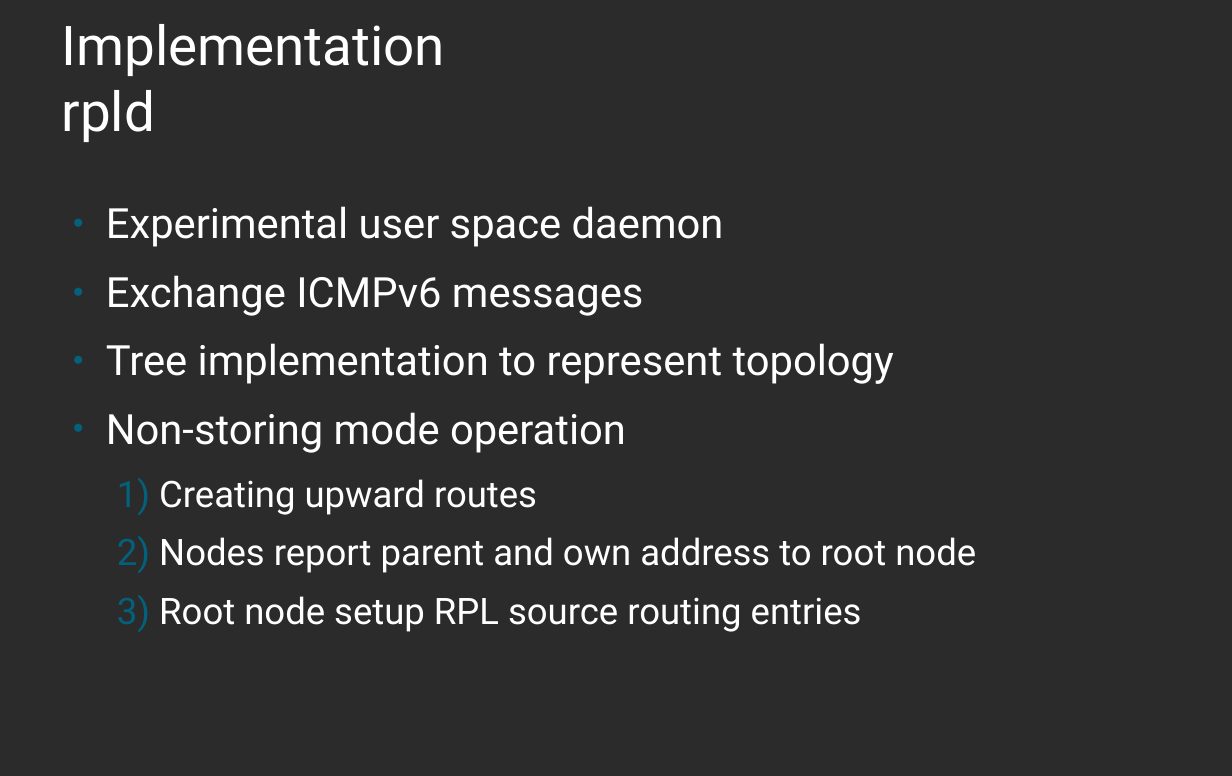
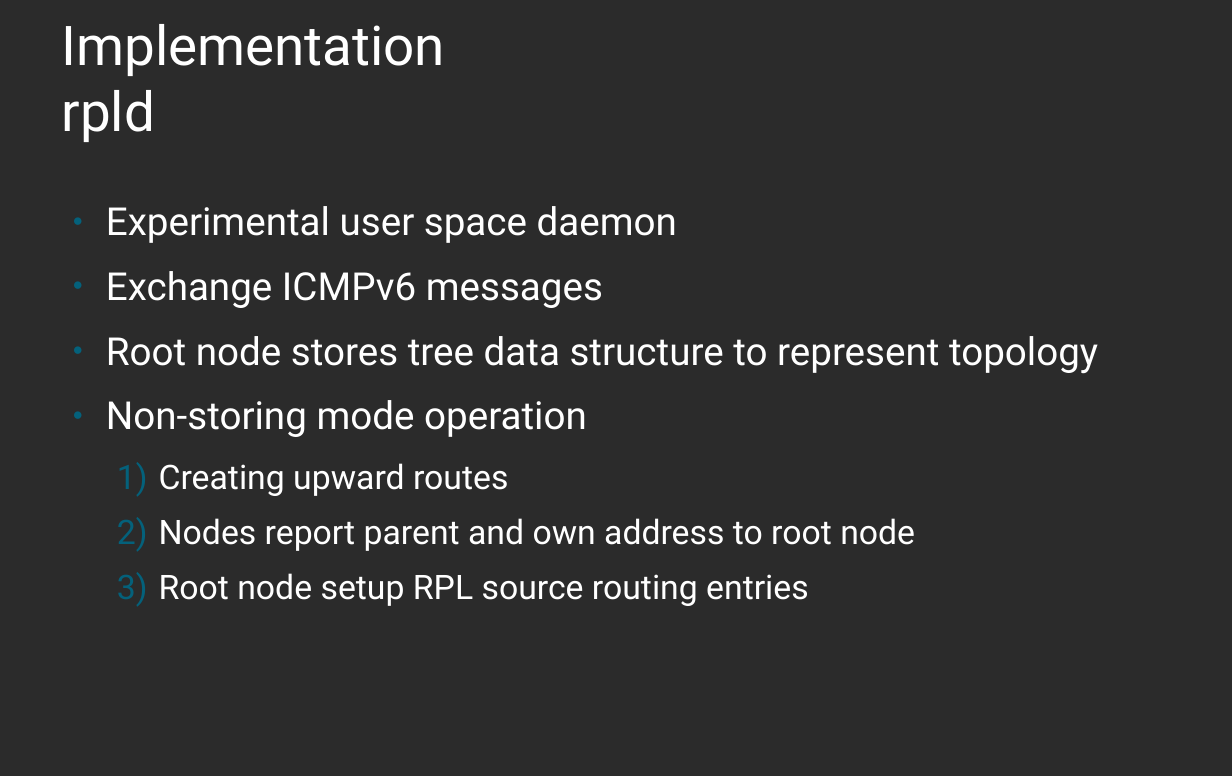
Before and after one commit to linux-wpan/wpan-misc, a slide deck: slide 9 of conferences/netdev_0x14/slides/slides.odp. Drawn at 1232x776 pixels with LibreOffice and Linux fonts; fonts in the diff are those of the drawing; background and template pictures are left out; a plain dark background stands for a picture behind light text. Boxes give left, top, right and bottom in pixels: in the first picture for what was removed or moved away, otherwise in the second. Text is boxed around its words. In the diff, an @@ line names an element or a change of style, - is before the commit and + after.

Commit message:
netdev0x14: update slides for rpld

```diff
--- a/conferences/netdev_0x14/slides/slides.odp
+++ b/conferences/netdev_0x14/slides/slides.odp
@@ text at [106, 206, 915, 606]: size 32 to 29.6 pt in "Experimental user space daemon", "Exchange ICMPv6 messages", "Non-storing mode operation"; size 28 to 25.9 pt in "Creating upward routes", "Nodes report parent and own address to ...", "Root node setup RPL source routing entries" @@
@@ text at [106, 336, 1098, 374]: text changed; size 32 to 29.6 pt @@
-● Tree implementation to represent topology
+● Root node stores tree data structure to represent topology
```
